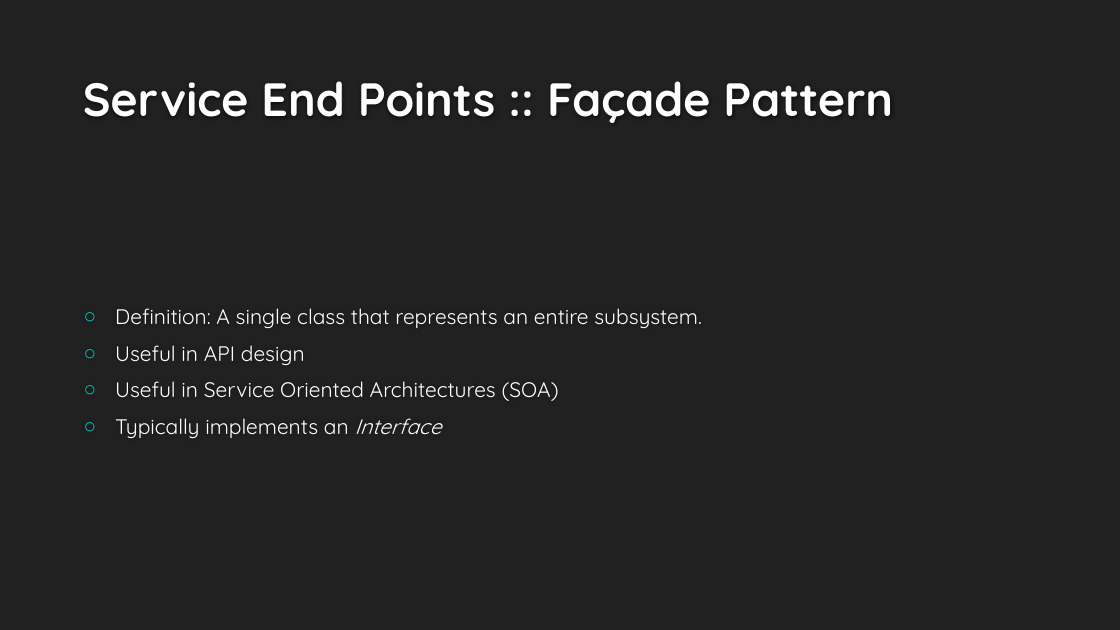
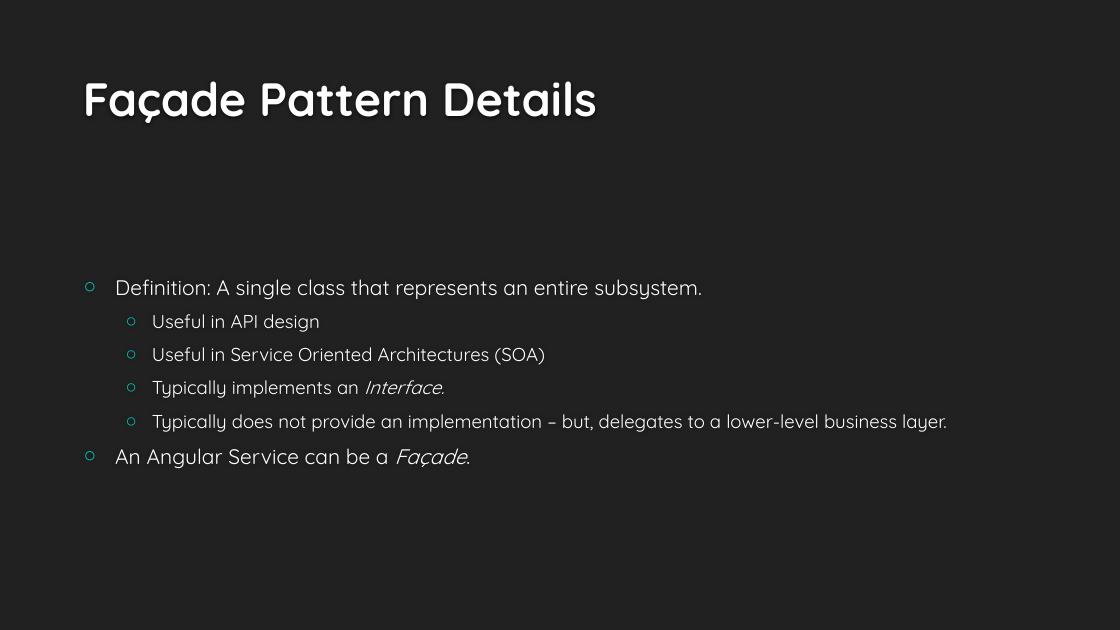
Before and after one commit to buildmotion/better-business-logic-with-typescript, a slide deck: slide 22 of Presentation/Better Business Logic with Typescript.pptx (slide 18 before the commit). Drawn at 1120x630 pixels with LibreOffice and Linux fonts; fonts in the diff are those of the drawing; background and template pictures are left out. Boxes give left, top, right and bottom in pixels: in the first picture for what was removed or moved away, otherwise in the second. Text is boxed around its words. In the diff, an @@ line names an element or a change of style, - is before the commit and + after.

```diff
--- a/Presentation/Better Business Logic with Typescript.pptx
+++ b/Presentation/Better Business Logic with Typescript.pptx
@@ title at (x1=83, y1=81, x2=597, y2=123): text changed @@
-Service End Points :: Façade Pattern
+Façade Pattern Details
@@ text at (x1=152, y1=314, x2=545, y2=365): size 18 to 16 pt in "Useful in API design", "Useful in Service Oriented Architectures (SOA)"; list level 1 to 2 in "Useful in API design"; list level 1 to 2 in "Useful in Service Oriented Architectures ..." @@
@@ text at (x1=115, y1=380, x2=947, y2=468): text changed; size 18 to 16 pt @@
-○ Typically implements an Interface
+  ○ Typically implements an Interface.
+  ○ Typically does not provide an implementation – but, delegates to a lower-level business layer.
+○ An Angular Service can be a Façade.
```
Also in this commit, not shown: 2 other slides changed, 6 slides added, 2 slides removed, 9 other files.
